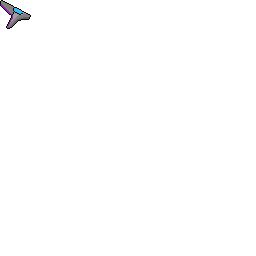
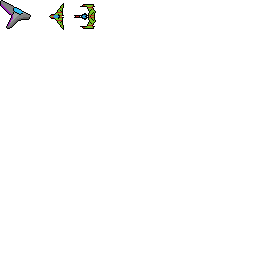
Revision of a layered 256 × 256 image; what changed, layer by layer:
renamed "Background" to "Popcorn Enemies", showed it, moved it above "Player", painted on it over (49, 3, 96, 30)
